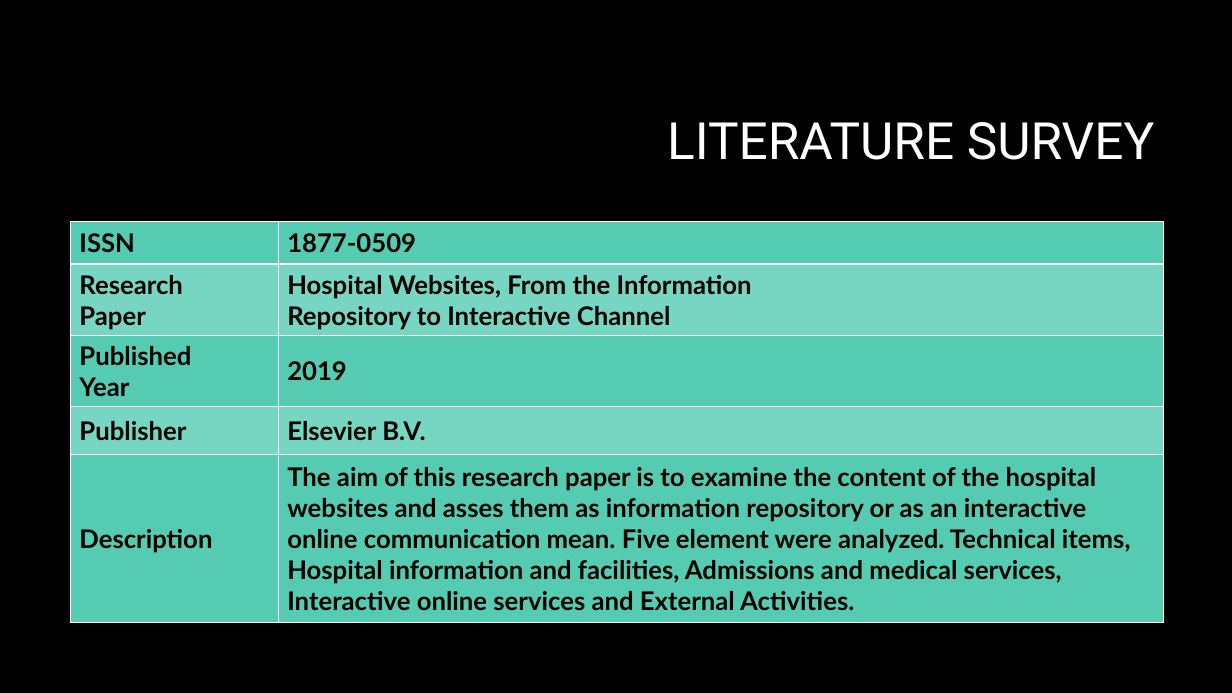
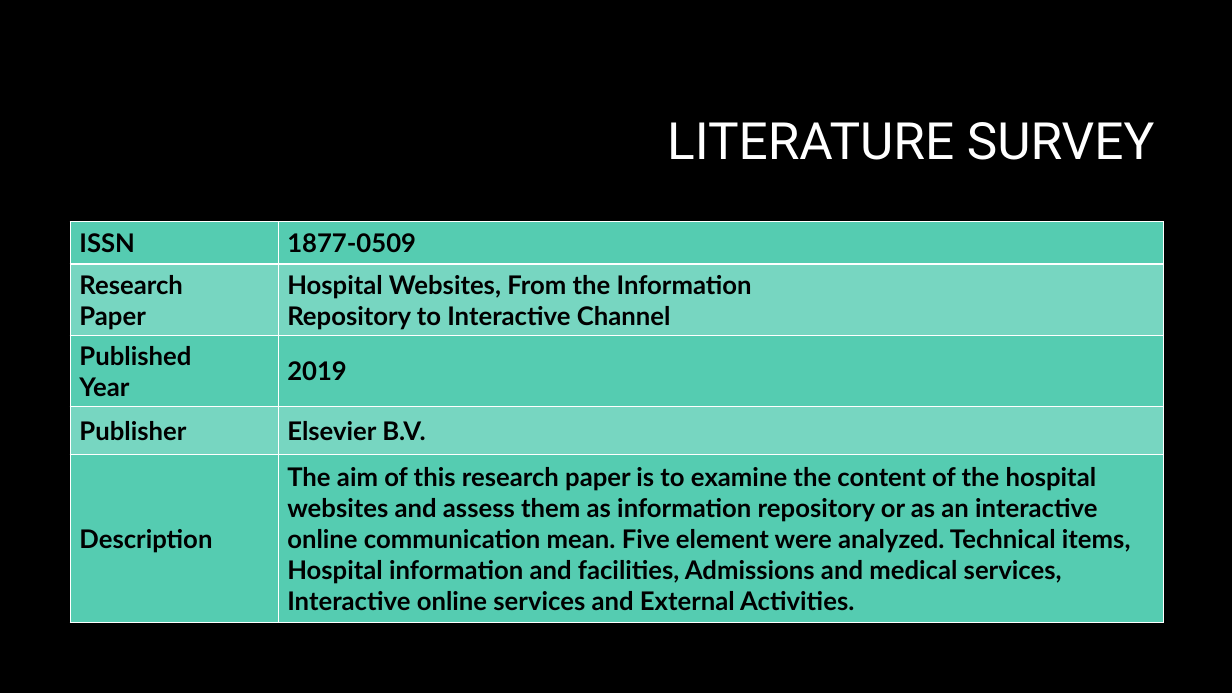
Before and after one commit to RotenKiwi/PBL_HospitalMng, a slide deck: slide 4 of Hospital Website Final.pptx. Drawn at 1232x693 pixels with LibreOffice and Linux fonts; fonts in the diff are those of the drawing; background and template pictures are left out. Boxes give left, top, right and bottom in pixels: in the first picture for what was removed or moved away, otherwise in the second. Text is boxed around its words. In the diff, an @@ line names an element or a change of style, - is before the commit and + after.

```diff
--- a/Hospital Website Final.pptx
+++ b/Hospital Website Final.pptx
@@ table at box(70, 222, 1164, 622) @@
-row 5, column 2: The aim of this research paper is to examine the content of the hospital websites and asses them as information repository or as an interactive online communication mean. Five element were analyzed. Technical items, Hospital information and facilities, Admissions and medical services, Interactive online services and External Activities.
+row 5, column 2: The aim of this research paper is to examine the content of the hospital websites and assess them as information repository or as an interactive online communication mean. Five element were analyzed. Technical items, Hospital information and facilities, Admissions and medical services, Interactive online services and External Activities.
```
Also in this commit, not shown: 12 other files.
